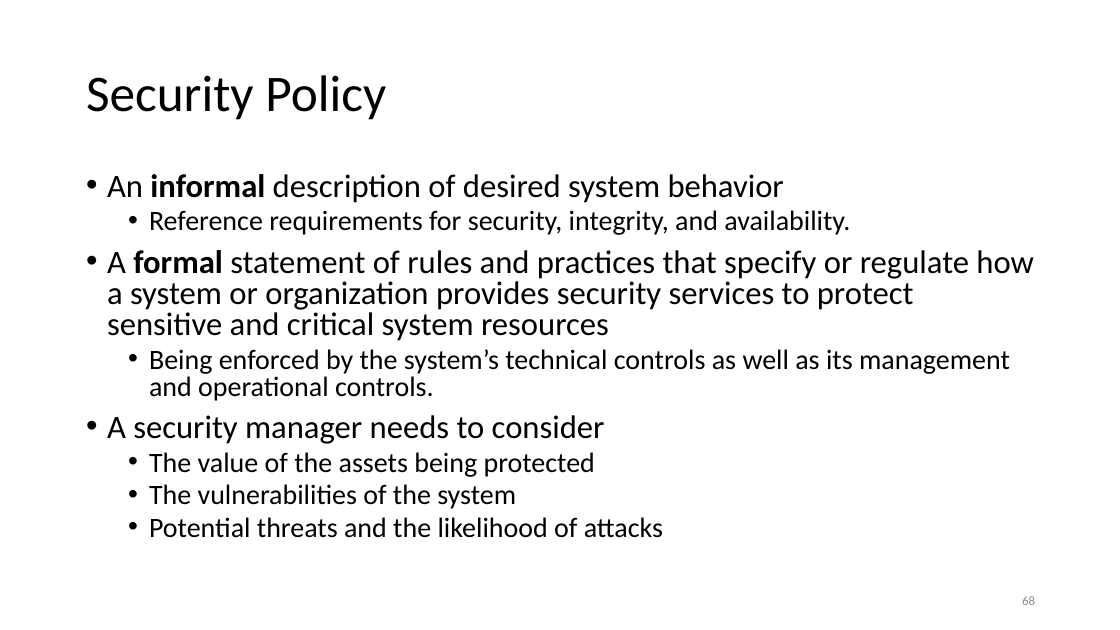
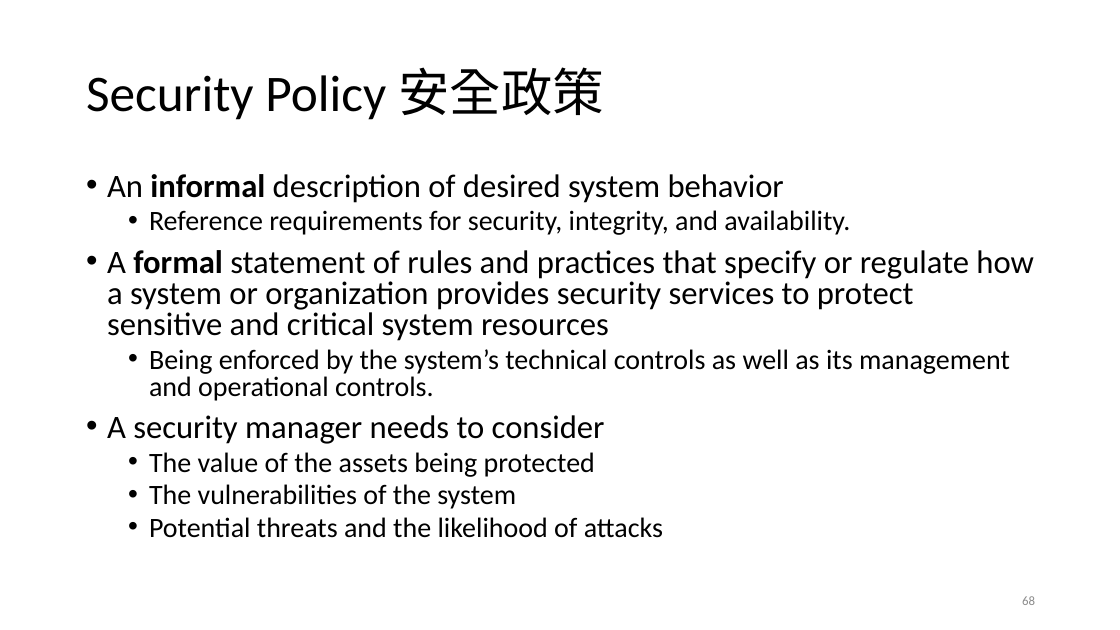
Before and after one commit to ywdeng/uscojywdeng, a slide deck: slide 68 of src/assets/1091/Security/CH01/01-overview.pptx. Drawn at 1120x630 pixels with LibreOffice and Linux fonts; fonts in the diff are those of the drawing. Boxes give left, top, right and bottom in pixels: in the first picture for what was removed or moved away, otherwise in the second. Text is boxed around its words. In the diff, an @@ line names an element or a change of style, - is before the commit and + after.

Commit message:
add security chapter 2

```diff
--- a/src/assets/1091/Security/CH01/01-overview.pptx
+++ b/src/assets/1091/Security/CH01/01-overview.pptx
@@ title at box(86, 67, 604, 120): text changed @@
-Security Policy
+Security Policy 安全政策
```
Also in this commit, not shown: 2 other slides changed, 1 slide added, 3 other files.
